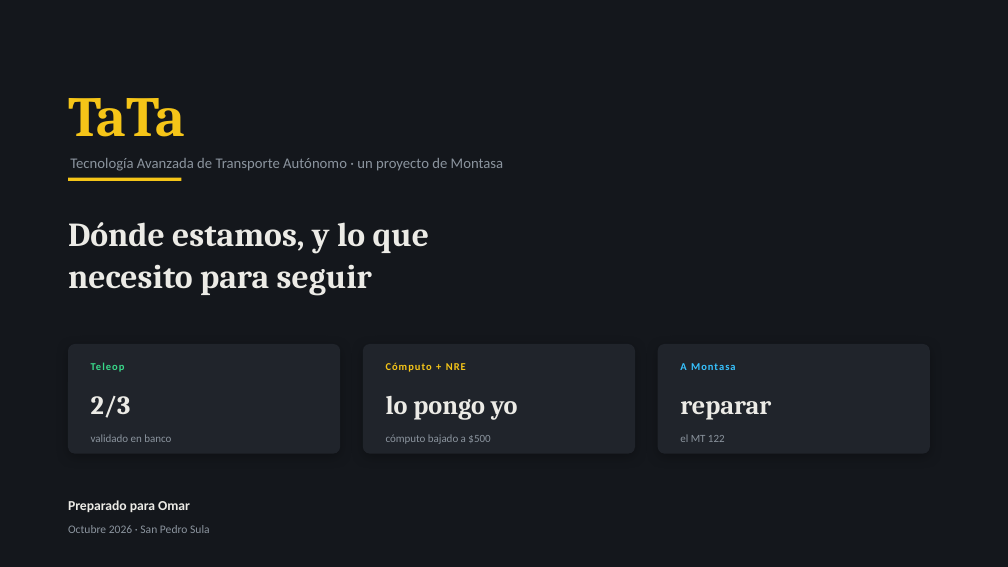
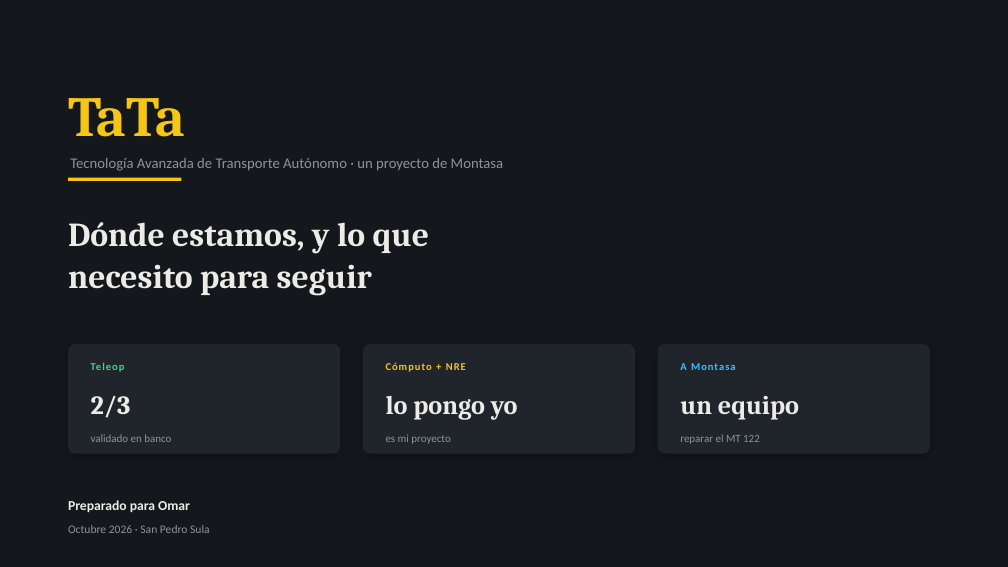
Before and after one commit to Rodzilla-TheCreator/tata, a slide deck: slide 1 of presentaciones/TaTa_Estado_y_Pedido_Omar.pptx. Drawn at 1008x567 pixels with LibreOffice and Linux fonts; fonts in the diff are those of the drawing. Boxes give left, top, right and bottom in pixels: in the first picture for what was removed or moved away, otherwise in the second. Text is boxed around its words. In the diff, an @@ line names an element or a change of style, - is before the commit and + after.

```diff
--- a/presentaciones/TaTa_Estado_y_Pedido_Omar.pptx
+++ b/presentaciones/TaTa_Estado_y_Pedido_Omar.pptx
@@ text at box(680, 396, 799, 420): text changed @@
-reparar
+un equipo
@@ text at box(386, 434, 450, 444): text changed @@
-cómputo bajado a $500
+es mi proyecto
@@ text at box(680, 434, 760, 444): text changed @@
-el MT 122
+reparar el MT 122
```
Also in this commit, not shown: 8 other slides changed, 8 slides added, 3 slides removed, 2 other files.
